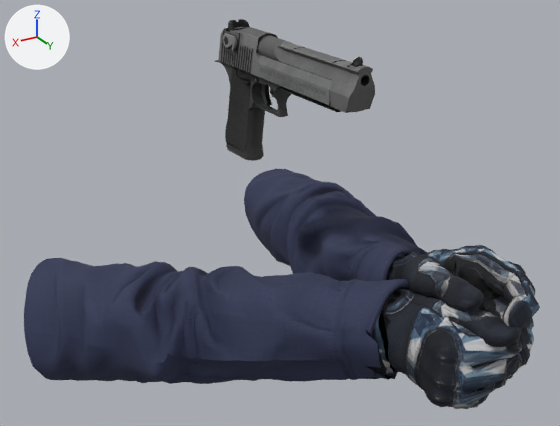
The glTF model assets/models/weapons/v_deagle.glb: old version first, new version second.
Rendered twice from a 50 mm lens placed at (0.508, 0.884, 0.317), pointed at (-0.024, -0.003, -0.127). The lights are fixed; the arrows at upper left show +X, +Y and +Z. The first picture is the older version. Vertices at exactly the same position are counted once.
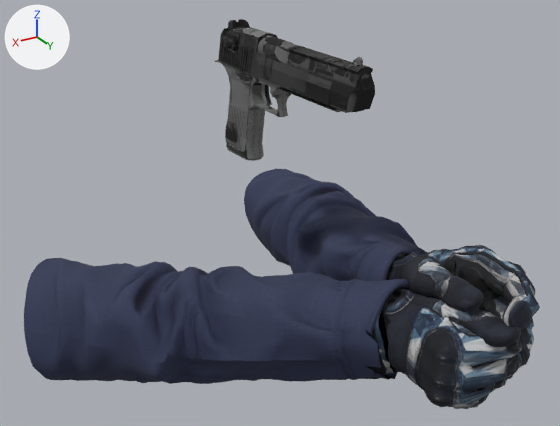
Changed parts and their boxes [x1, y1, x2, y2] in the pictures (560 x 426 px; the box of a moved part takes in the faces that stretch with it):
part 1 of me_v_deagle, moved or reshaped
    before: [224, 31, 374, 104]
    after: [225, 31, 370, 104]
part 2 of me_v_deagle, surface changed
    both: [218, 24, 375, 161]

The edits, one by one:
me_v_deagle is used by ob_mesh; location (0.0, 0.0, 0.0).
me_v_deagle had 14756 vertices, 28530 faces and spanned x -0.338..0.321, y -0.395..0.387, z -0.429..0.14.
me_v_deagle now has 14714 vertices, 28425 faces and spans x -0.338..0.321, y -0.395..0.387, z -0.429..0.14.
me_v_deagle part 1: 155 vertices moved within x -0.021..0.019, y -0.138..0.195, z -0.046..0.134; 54 vertices removed from x -0.014..0.012, y -0.117..0.216, z 0.091..0.122; 12 vertices added at x -0.008..0.006, y -0.116..0.216, z 0.109..0.126.
me_v_deagle part 2: 5228 kept faces spanning x -0.021..0.019, y -0.139..0.216, z -0.05..0.14 get new texture (UV) coordinates.
